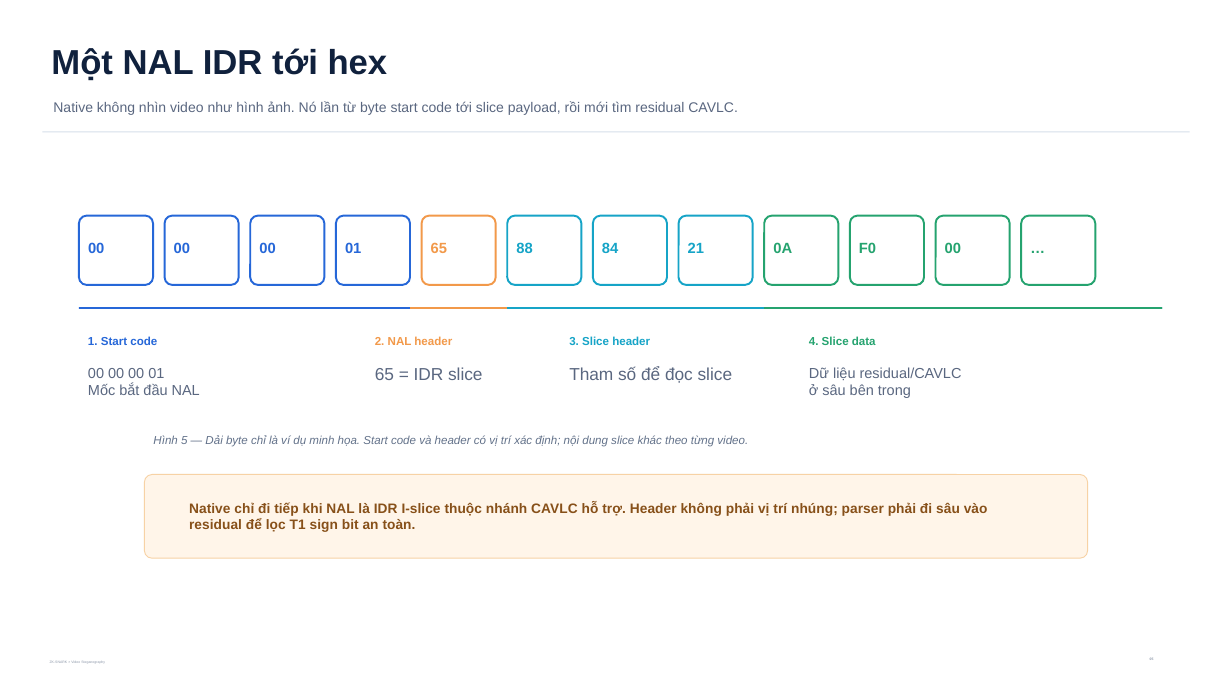
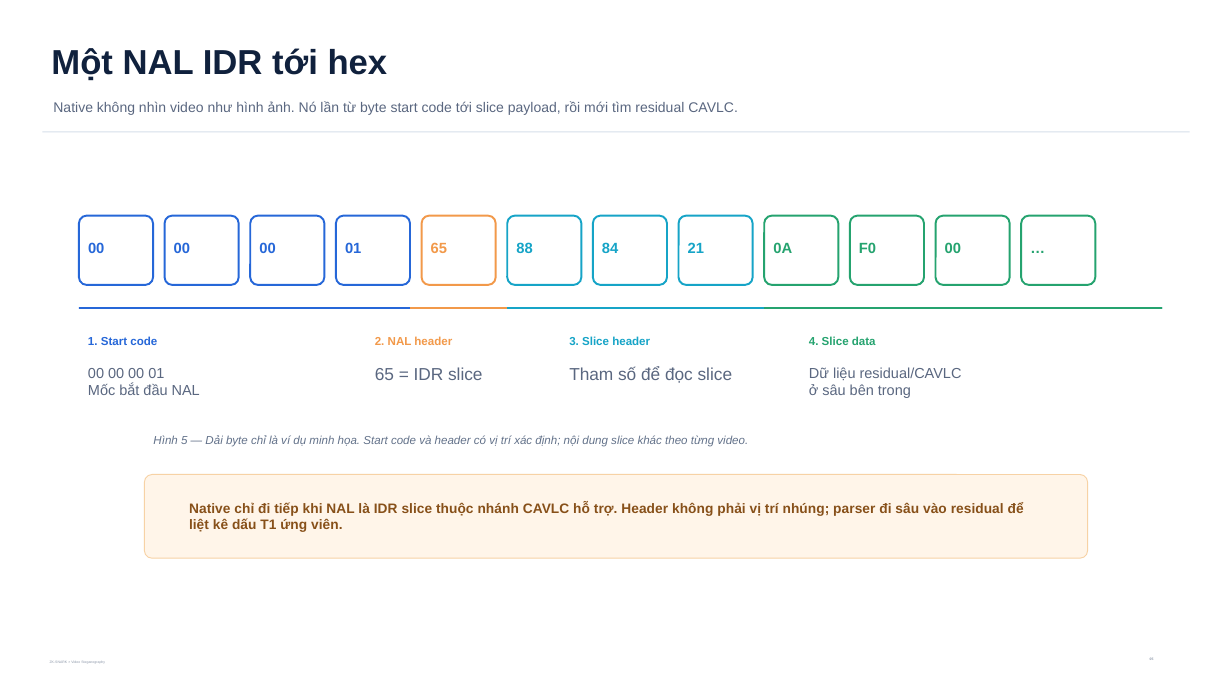
Before and after one commit to Saudadeeee/zk-snark-X-Steganography, a slide deck: slide 5 of VideoLevel/output/presentations/zkstego_computerphile_style_explainer_v24.pptx. Drawn at 1232x693 pixels with LibreOffice and Linux fonts; fonts in the diff are those of the drawing. Boxes give left, top, right and bottom in pixels: in the first picture for what was removed or moved away, otherwise in the second. Text is boxed around its words. In the diff, an @@ line names an element or a change of style, - is before the commit and + after.

```diff
--- a/VideoLevel/output/presentations/zkstego_computerphile_style_explainer_v24.pptx
+++ b/VideoLevel/output/presentations/zkstego_computerphile_style_explainer_v24.pptx
@@ text at <box>189,502,1024,532</box>: text changed @@
-Native chỉ đi tiếp khi NAL là IDR I-slice thuộc nhánh CAVLC hỗ trợ. Header không phải vị trí nhúng; parser phải đi sâu vào residual để lọc T1 sign bit an toàn.
+Native chỉ đi tiếp khi NAL là IDR slice thuộc nhánh CAVLC hỗ trợ. Header không phải vị trí nhúng; parser đi sâu vào residual để liệt kê dấu T1 ứng viên.
```
Also in this commit, not shown: 15 other slides changed, 1 slide added, 1 other file.
